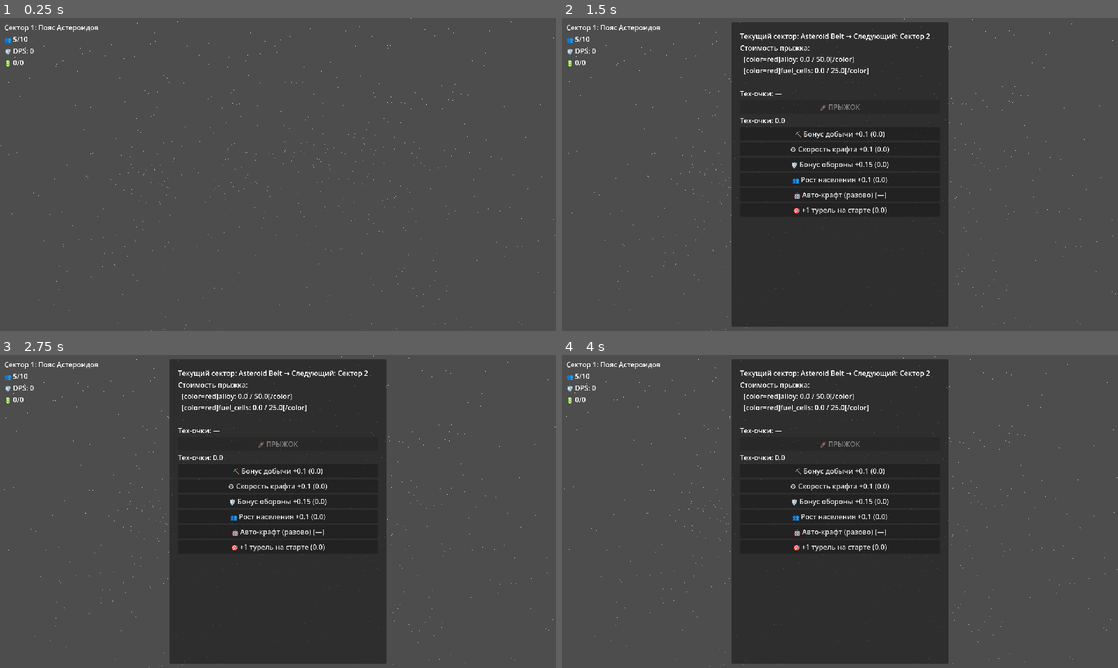
Above: before the commit, frames 1-4 (two rows, left to right).
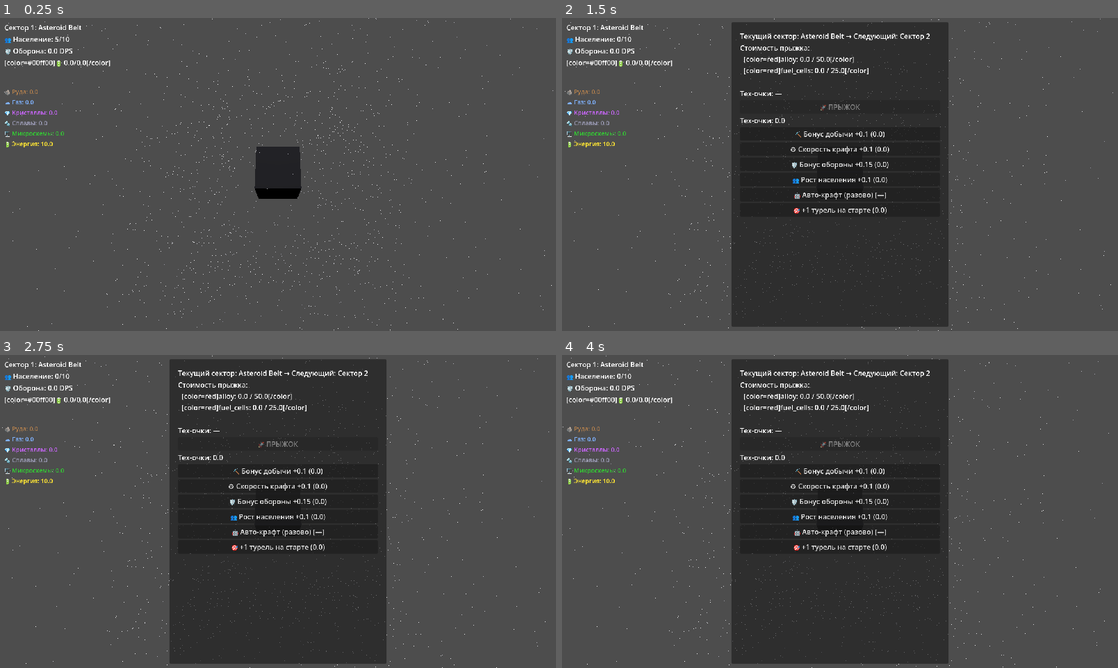
Above: after the commit, the same moments.

Repository: foginson097-spec/void-fortress
Game: Godot game, scene res://scenes/main.tscn
Two runs of this game, one before a commit and one after it. Both use one fixed random seed, a clock stepped at 60 frames per second and the inputs below.
Inputs (mouse positions are in pixels of both pictures, inside the frame that each line leads up to):
- Up to frame 1 (0.25 s): no input
- Up to frame 2 (1.5 s): tap Enter at 0.5 s; move the mouse to (962, 158) at 0.52 s; tap P at 0.6 s; click (962, 158) at 0.67 s; click "🎯 +1 турель на старте (0.0)" at 1.25 s
- Up to frame 3 (2.75 s): click "🎯 +1 турель на старте (0.0)" at 2 s
- Up to frame 4 (4 s): click "⛏️ Бонус добычи +0.1 (0.0)" at 2.75 s; click "⚙️ Скорость крафта +0.1 (0.0)" at 3.5 s

The runs differ from the first frame. In frame 1, 2.5% of the frame differs, in the area x 0-100%, y 0-100%; in frame 2, 1.1%; in frame 3, 1.1%; in frame 4, 1.1%.
Error before the commit: Parse Error: Function "get_active_face" has the same name as a previously declared function. (res://scripts/systems_3d/orbit_camera.gd:252)

Commit message:
Fix: remove duplicate get_active_face function

Diff:
--- a/scripts/systems_3d/orbit_camera.gd
+++ b/scripts/systems_3d/orbit_camera.gd
@@ -249,9 +249,5 @@
 	return _distance
 
 
-func get_active_face() -> int:
-	return _active_face
-
-
 func get_mode() -> CameraMode:
 	return _mode
